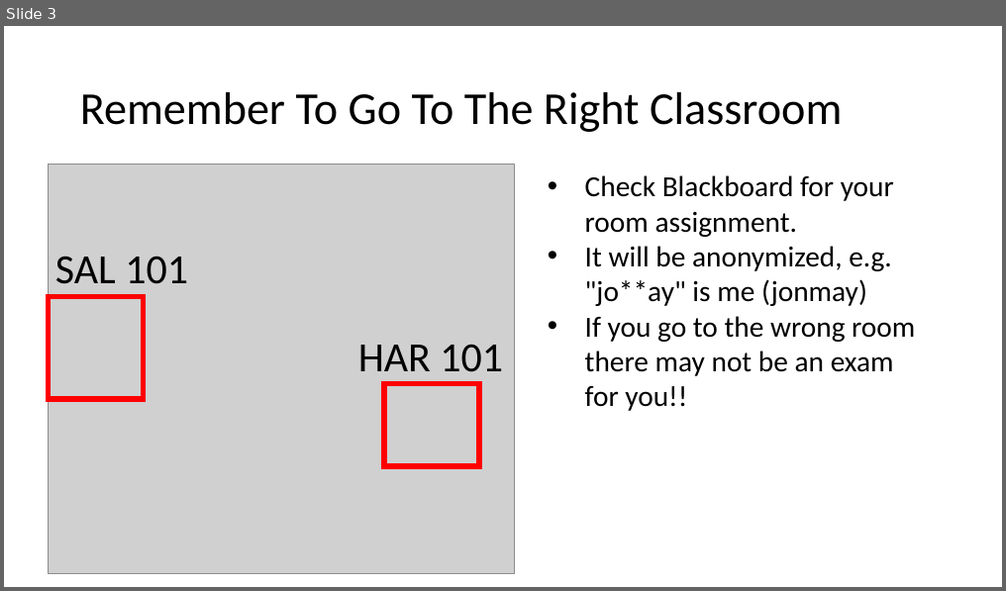
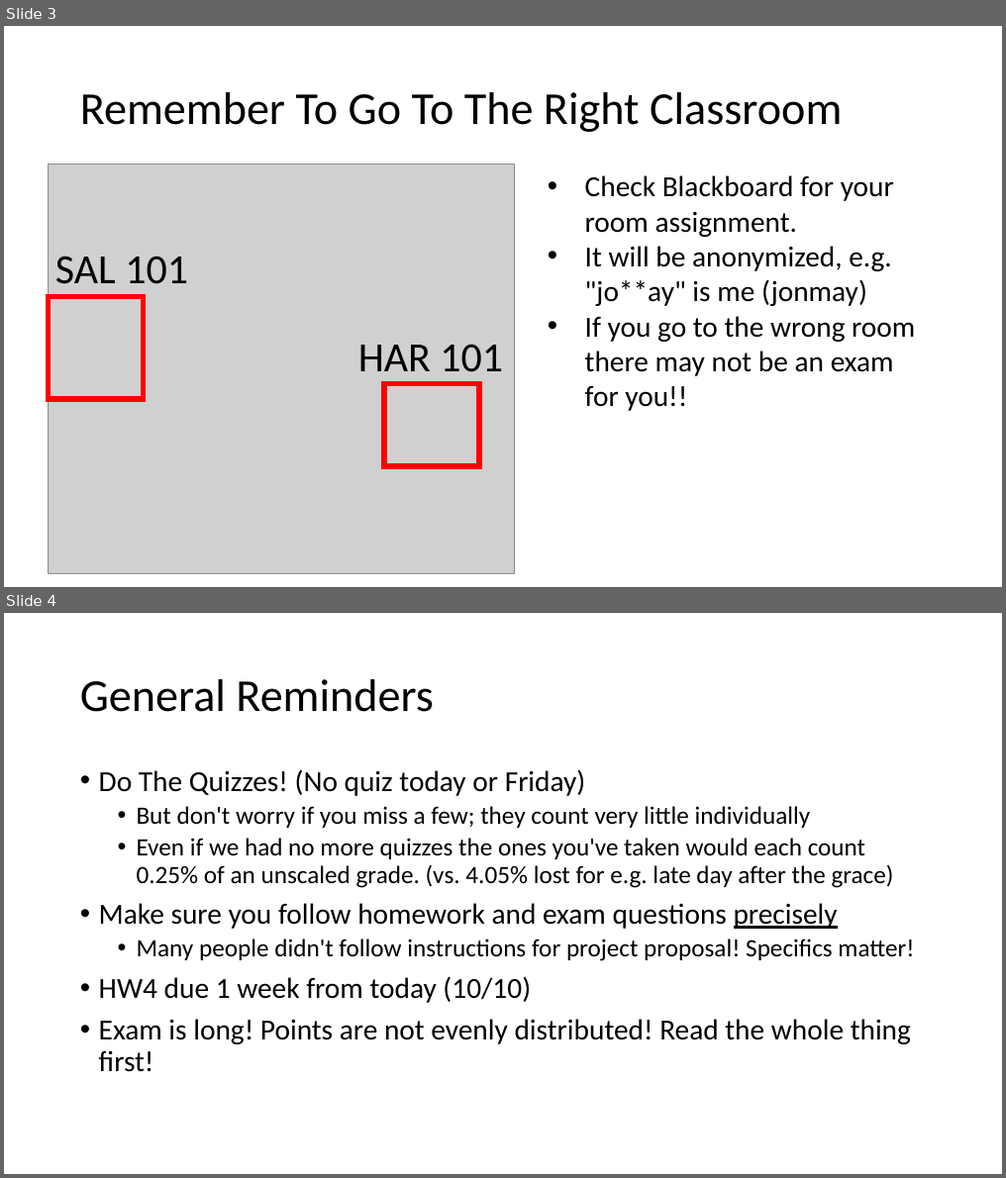
Before and after one commit to isi-nlp/csci_544_fa_18_slides, a slide deck: review_1003.pptx. Shown one above the other, each under a label of ours: slide 3 before the commit, slides 3 and 4 after it. The pictures are 1006x591 and 1006x1178 pixels, drawn with LibreOffice and Linux fonts; fonts in the diff are those of the drawing; grey boxes stand for pictures. Boxes give left, top, right and bottom in pixels: in the first picture for what was removed or moved away, otherwise in the second. Text is boxed around its words. In the diff, an @@ line names an element or a change of style, - is before the commit and + after.

```diff
--- a/review_1003.pptx
+++ b/review_1003.pptx
@@ slide 4 added at [4, 613, 1002, 1174], background #FFFFFF @@
@@ title added at [80, 679, 434, 712], 44 pt, text #000000 @@
+General Reminders
@@ text added at [99, 769, 914, 1072], 24 pt, text #000000 @@
+• Do The Quizzes! (No quiz today or Friday)
+  • But don't worry if you miss a few; they count very little individually
+  • Even if we had no more quizzes the ones you've taken would each count 0.25% of an unscaled grade. (vs. 4.05% lost for e.g. late day after the grace)
+• Make sure you follow homework and exam questions precisely
+  • Many people didn't follow instructions for project proposal! Specifics matter!
+• HW4 due 1 week from today (10/10)
+• Exam is long! Points are not evenly distributed! Read the whole thing first!
```
Also in this commit, not shown: 1 slide changed, 48 other slides added.
